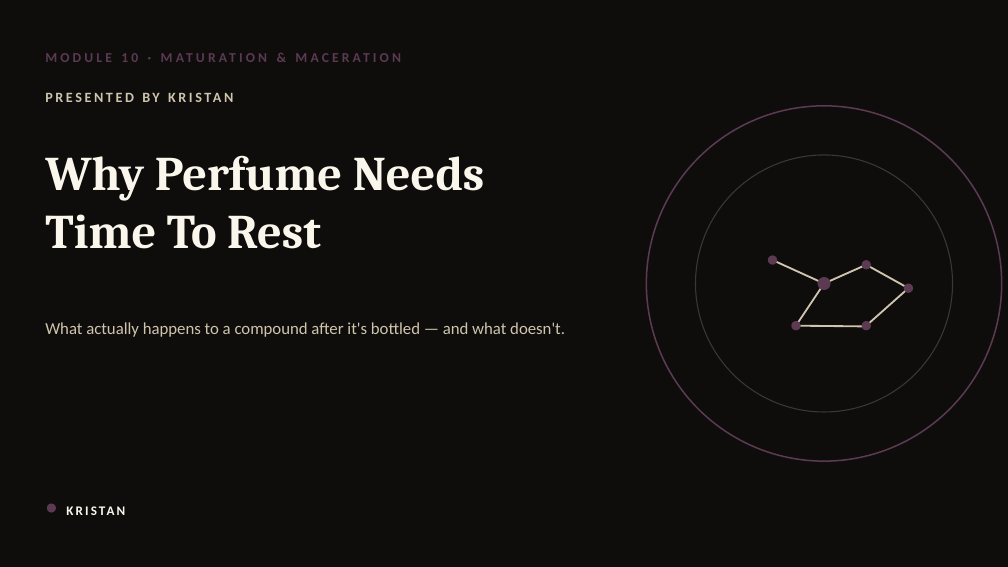
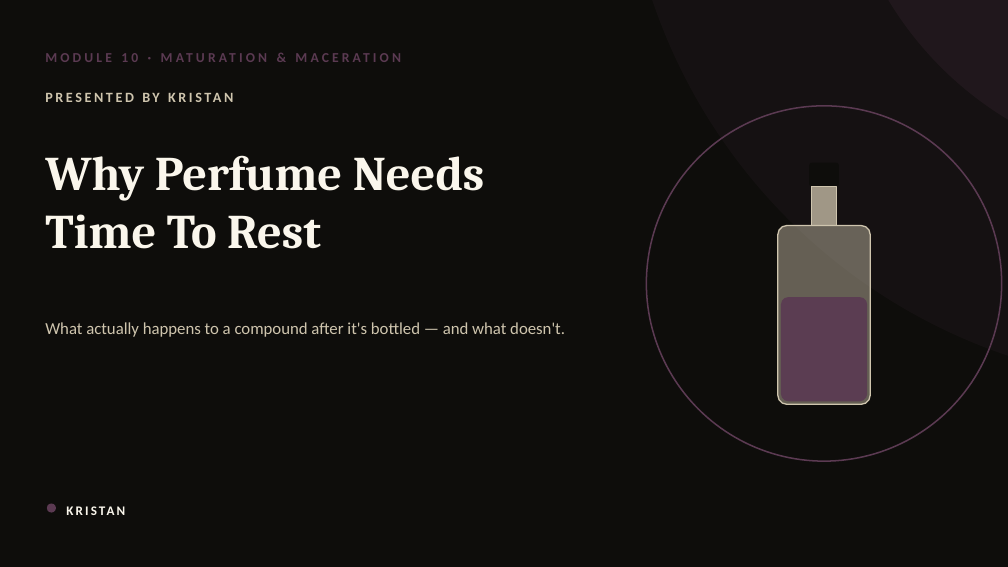
Before and after one commit to yevfumes/yev, a slide deck: slide 109 of course/YEVFUMES_Perfumery_Course.pptx. Drawn at 1008x567 pixels with LibreOffice and Linux fonts; fonts in the diff are those of the drawing. Boxes give left, top, right and bottom in pixels: in the first picture for what was removed or moved away, otherwise in the second. Text is boxed around its words. In the diff, an @@ line names an element or a change of style, - is before the commit and + after.

```diff
--- a/course/YEVFUMES_Perfumery_Course.pptx
+++ b/course/YEVFUMES_Perfumery_Course.pptx
@@ ellipse added at (x1=622, y1=0, x2=1008, y2=386), fill #5B3A52 at 10% opacity @@
@@ ellipse added at (x1=838, y1=0, x2=1008, y2=170), fill #5B3A52 at 16% opacity @@
@@ ellipse removed at (x1=696, y1=155, x2=953, y2=412) @@
@@ rounded rectangle added at (x1=809, y1=163, x2=839, y2=187), fill #0E0D0B @@
@@ rectangle added at (x1=811, y1=187, x2=837, y2=225), fill #CFC5AE at 75% opacity, outline #CFC5AE 1 pt @@
@@ rounded rectangle added at (x1=778, y1=225, x2=870, y2=405), fill #CFC5AE at 45% opacity, outline #CFC5AE 1.25 pt @@
@@ ellipse removed at (x1=768, y1=256, x2=777, y2=265) @@
@@ line removed from (773, 260) to (824, 284) @@
@@ line removed from (824, 284) to (867, 265) @@
@@ ellipse removed at (x1=862, y1=260, x2=871, y2=269) @@
@@ line removed from (867, 265) to (909, 288) @@
@@ rounded rectangle added at (x1=781, y1=297, x2=867, y2=402), fill #5B3A52 at 90% opacity @@
@@ line removed from (796, 326) to (824, 284) @@
@@ ellipse removed at (x1=817, y1=277, x2=830, y2=290) @@
@@ line removed from (867, 326) to (909, 288) @@
@@ ellipse removed at (x1=904, y1=284, x2=913, y2=293) @@
@@ ellipse removed at (x1=792, y1=321, x2=801, y2=330) @@
@@ line removed from (796, 326) to (867, 327) @@
@@ ellipse removed at (x1=862, y1=321, x2=871, y2=330) @@
```
Also in this commit, not shown: 134 other slides changed.
